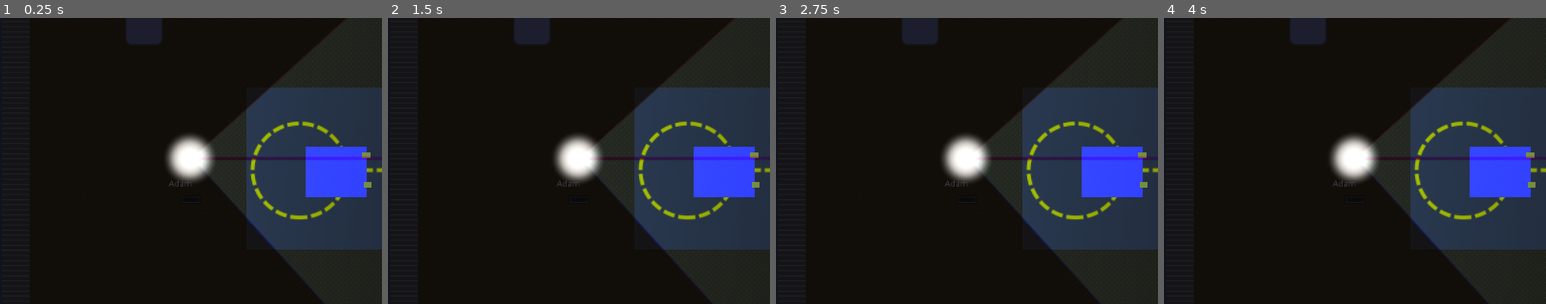
Above: before the commit, frames 1-4 (left to right).
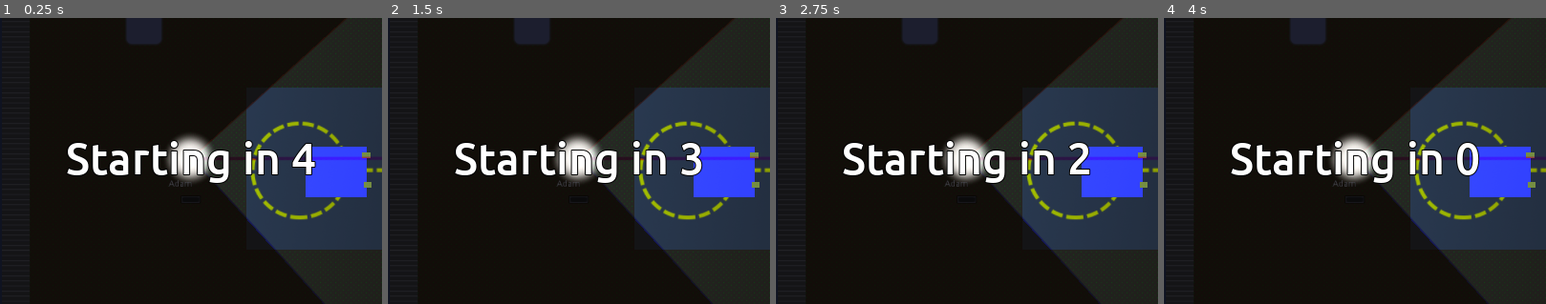
Above: after the commit, the same moments.

Repository: FugitiveTheGame/Fugitive
Game: Godot game, scene res://maps/map_00/Map_00_dev.tscn
Same seed, same stepped clock (60 frames per second), same inputs: the game is played once before the commit and once after it. This scene is started directly instead of the project's main scene.
Inputs:
- Up to frame 1 (0.25 s): no input
- Up to frame 2 (1.5 s): tap Enter at 0.5 s; hold Right (ui_right) 0.53-1.28 s; hold H (car_horn) 0.53-1.28 s; hold Down (ui_down) from 1.28 s (still down); tap Shift (sprint) at 1.35 s
- Up to frame 3 (2.75 s): tap Space at 2 s; release Down (ui_down) at 2.03 s; hold Right (ui_right) from 2.03 s (still down); hold E (use) from 2.03 s (still down)
- Up to frame 4 (4 s): tap Enter at 2.75 s; release Right (ui_right) at 2.78 s; release E (use) at 2.78 s; hold Up (ui_up) 2.78-3.53 s; tap H (car_horn) at 2.85 s; tap Space at 3.5 s; hold Left (ui_left) from 3.53 s (still down); hold Shift (sprint) from 3.53 s (still down)
The pictures show only the part of the screen within x 25-75%, y 26-76%; the shares and areas given below are measured in that part.

The runs differ from the first frame. In frame 1, 3.2% of the frame differs, in the area x 17-83%, y 42-58%; in frame 2, 3.2%; in frame 3, 3.2%; in frame 4, 3.3%.
Error in both runs: Assertion failed. (res://maps/map_00/Map_00_dev.gd:26)

Commit message:
Fixed seeker timer text

Diff:
--- a/maps/map_00/Map_00.gd
+++ b/maps/map_00/Map_00.gd
@@ -40,6 +40,7 @@
 
 remotesync func post_configure_game():
 	get_tree().set_pause(false)
+	#$PregameCamera.current = true
 	print("*** UNPAUSED ***")
 
 func create_players(newPlayers: Dictionary):
@@ -116,8 +117,6 @@
 func handleGraceTimer():
 	if not gracePeriodTimer.is_stopped():
 		$UiLayer/GraceTimerLabel.text = "Seekers released in %d..." % self.gracePeriodTimer.time_left
-	else:
-		$UiLayer/GraceTimerLabel.hide()
 
 func updateStartTimer():
 	if not $GameStartTimer.is_stopped():
@@ -235,5 +234,8 @@
 	updateGameTimer()
 
 	gracePeriodTimer.start()
+	$UiLayer/GraceTimerLabel.show()
+
+	#currentPlayer.set_current_player()
 
 	SignalManager.emit_game_start()
--- a/maps/map_00/Map_00.tscn
+++ b/maps/map_00/Map_00.tscn
@@ -71,6 +71,8 @@
 [node name="GraceTimerLabel" type="Label" parent="UiLayer"]
 margin_right = 403.0
 margin_bottom = 68.0
+size_flags_horizontal = 9
+size_flags_vertical = 8
 __meta__ = {
 "_edit_use_anchors_": false
 }
@@ -120,7 +122,6 @@
 }
 
 [node name="GameStartLabel" type="Label" parent="UiLayer"]
-visible = false
 anchor_left = 0.5
 anchor_top = 0.5
 anchor_right = 0.5
